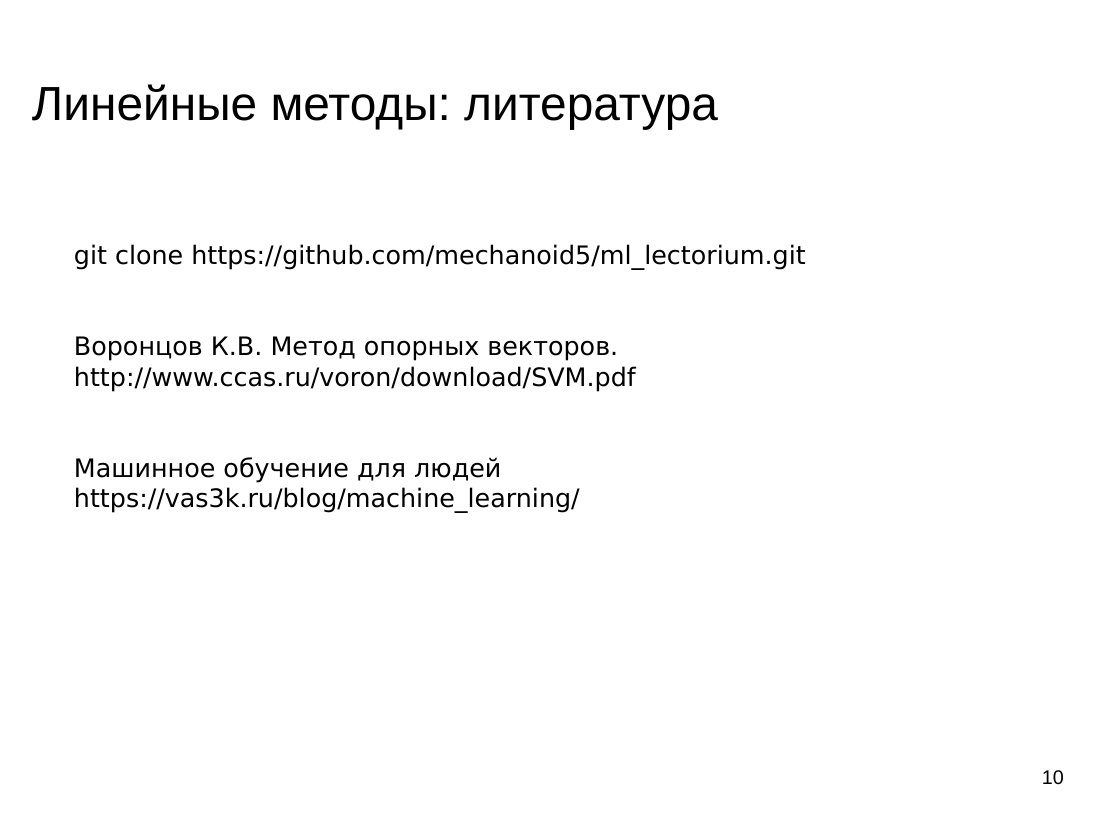
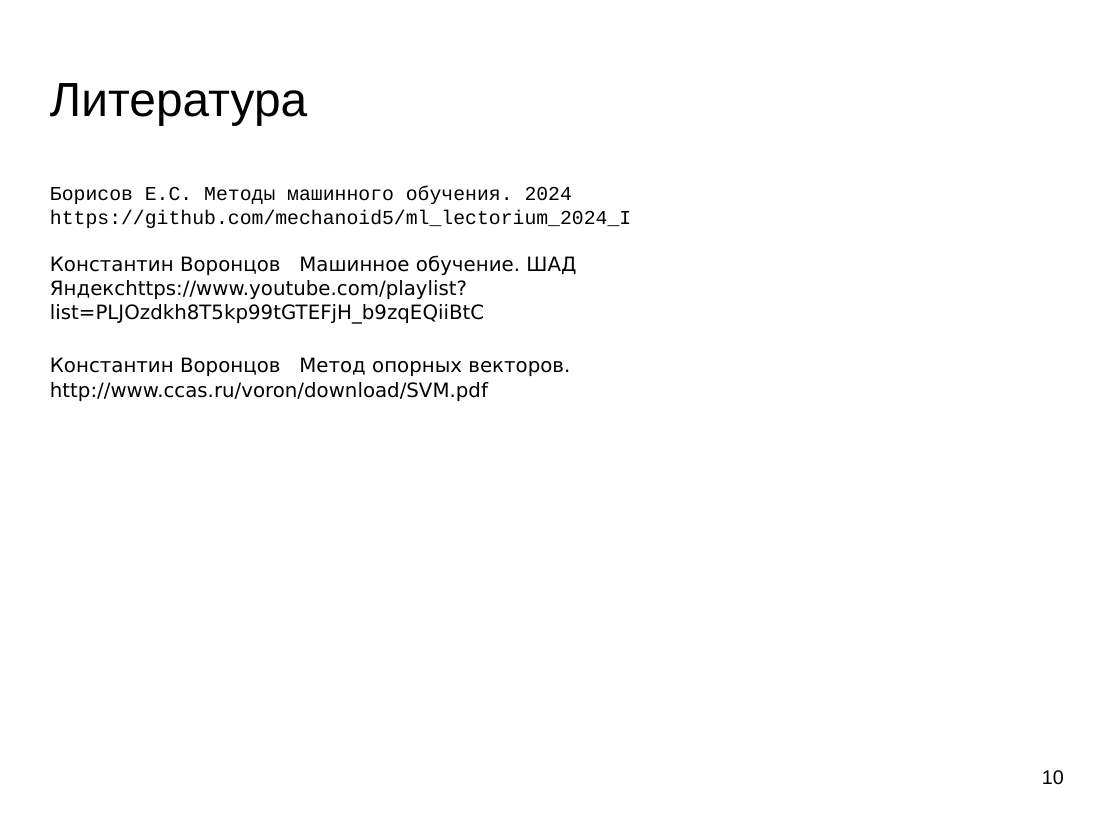
Before and after one commit to mechanoid5/ml_lectorium_2024_I, a slide deck: slide 10 of 15-svm.odp. Drawn at 1120x840 pixels with LibreOffice and Linux fonts; fonts in the diff are those of the drawing; background and template pictures are left out. Boxes give left, top, right and bottom in pixels: in the first picture for what was removed or moved away, otherwise in the second. Text is boxed around its words. In the diff, an @@ line names an element or a change of style, - is before the commit and + after.

```diff
--- a/15-svm.odp
+++ b/15-svm.odp
@@ title removed at <box>32,84,718,129</box> @@
-Линейные методы: литература
@@ text added at <box>50,83,307,126</box>, 33.9 pt, text #000000 @@
+Литература
@@ text at <box>50,186,631,401</box>: text changed; size 18 to 14 pt @@
-git clone https://github.com/mechanoid5/ml_lectorium.git
-Воронцов К.В. Метод опорных векторов. http://www.ccas.ru/voron/download/SVM.pdf
-Машинное обучение для людей https://vas3k.ru/blog/machine_learning/
+Борисов Е.С. Методы машинного обучения. 2024
+https://github.com/mechanoid5/ml_lectorium_2024_I
+Константин Воронцов Машинное обучение. ШАД Яндексhttps://www.youtube.com/playlist?list=PLJOzdkh8T5kp99tGTEFjH_b9zqEQiiBtC
+Константин Воронцов Метод опорных векторов. http://www.ccas.ru/voron/download/SVM.pdf
```
Also in this commit, not shown: 2 other slides changed, 7 other files.
